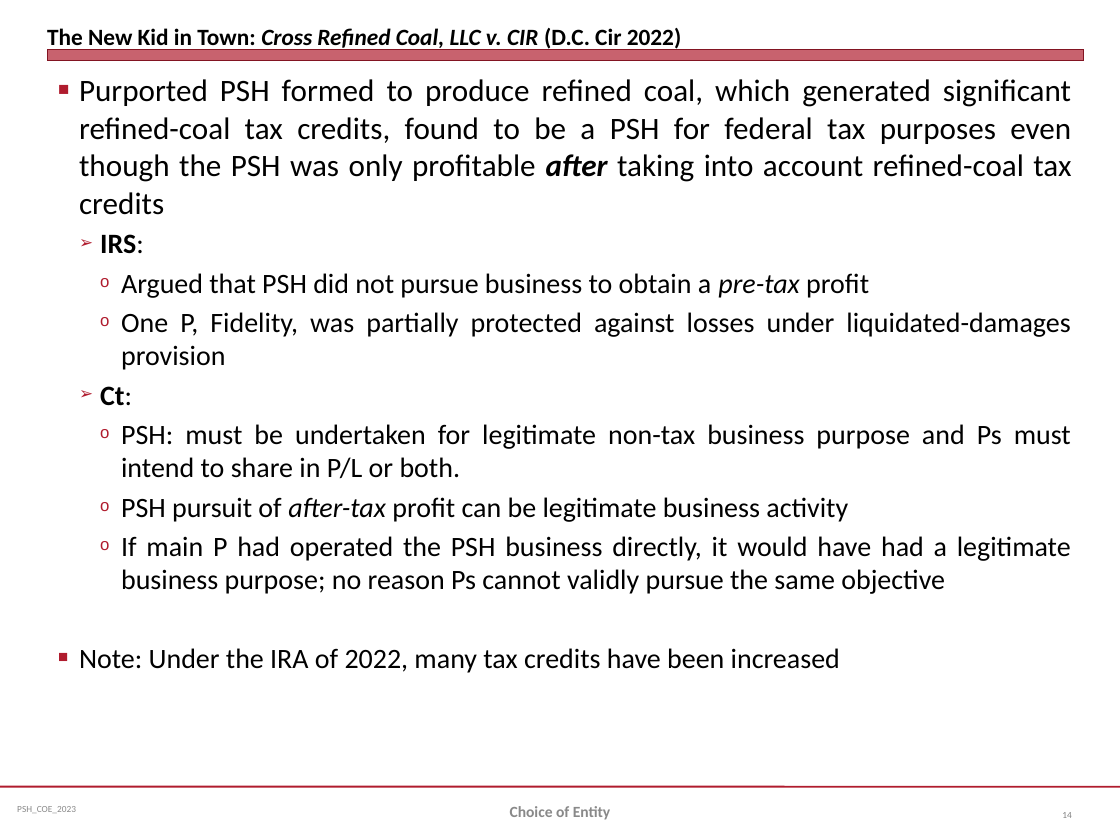
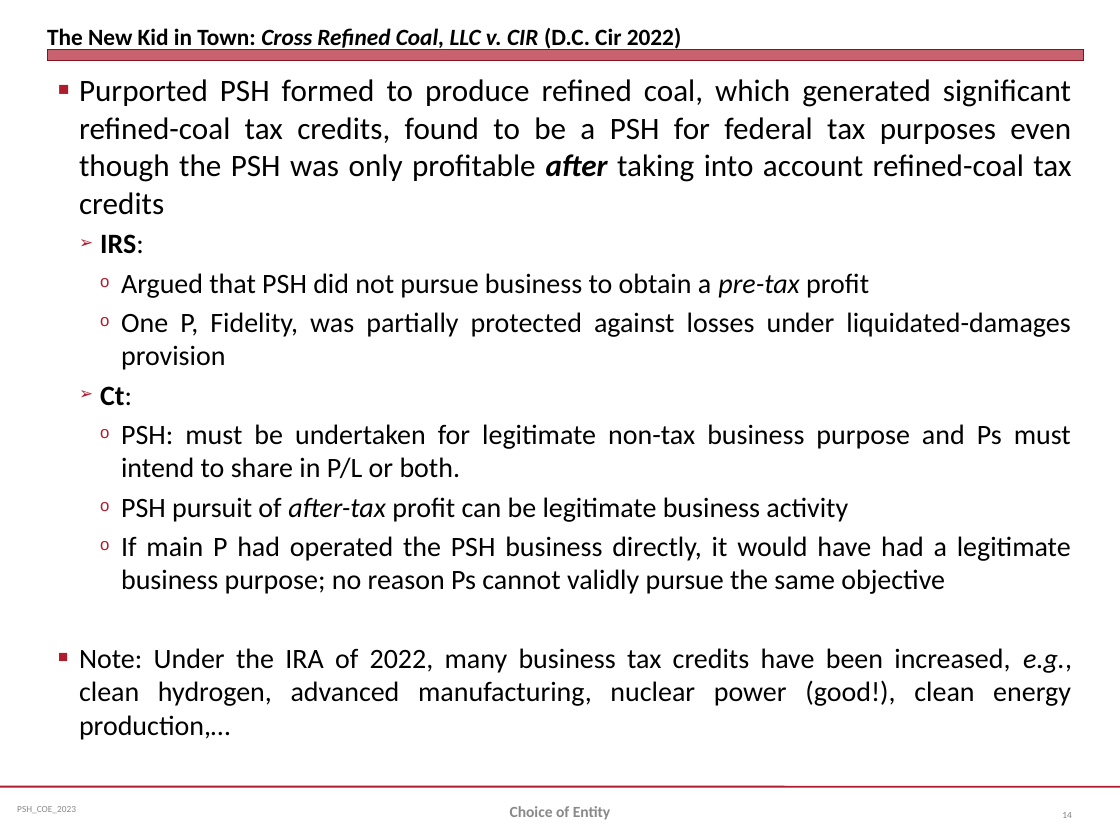
Before and after one commit to jmc877/Partnership-Tax, a slide deck: slide 14 of slides/PSH_COEntity_2023.pptx. Drawn at 1120x840 pixels with LibreOffice and Linux fonts; fonts in the diff are those of the drawing. Boxes give left, top, right and bottom in pixels: in the first picture for what was removed or moved away, otherwise in the second. Text is boxed around its words. In the diff, an @@ line names an element or a change of style, - is before the commit and + after.

```diff
--- a/slides/PSH_COEntity_2023.pptx
+++ b/slides/PSH_COEntity_2023.pptx
@@ text at bbox=[79, 648, 1072, 740]: text changed @@
-■ Note: Under the IRA of 2022, many tax credits have been increased
+■ Note: Under the IRA of 2022, many business tax credits have been increased, e.g., clean hydrogen, advanced manufacturing, nuclear power (good!), clean energy production,…
```
